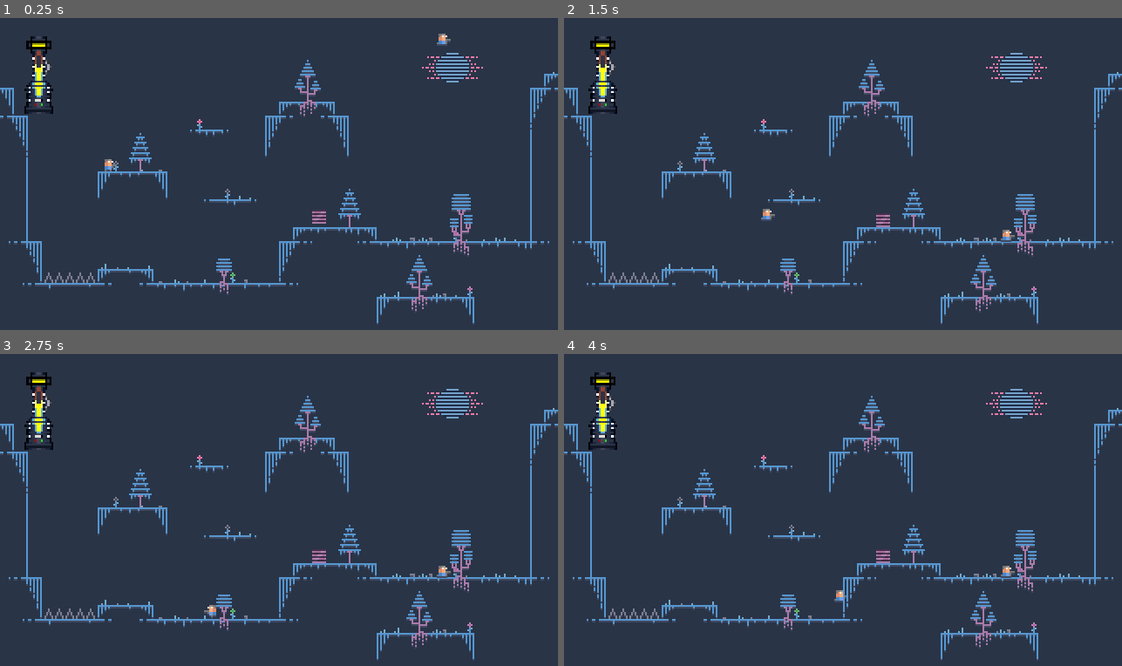
Above: before the commit, frames 1-4 (two rows, left to right).
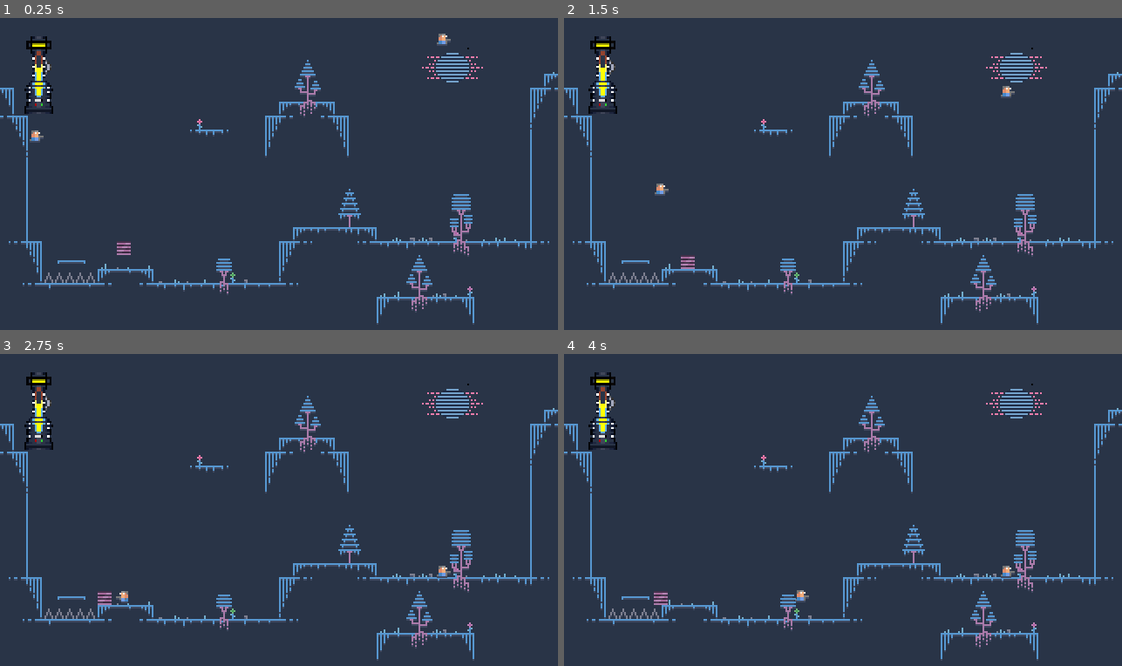
Above: after the commit, the same moments.

Repository: ddorn/gravity
Game: Godot game, scene res://World.tscn
Same seed, same stepped clock (60 frames per second), same inputs: the game is played once before the commit and once after it.
Inputs:
- Up to frame 1 (0.25 s): no input
- Up to frame 2 (1.5 s): hold Right (ui_right) from 0.53 s (still down); tap Up (ui_up) at 0.6, 0.77, 1.07, 1.35 s
- Up to frame 3 (2.75 s): tap Up (ui_up) at 1.52, 1.82, 2.1 s; release Right (ui_right) at 2.03 s; hold Left (ui_left) from 2.03 s (still down)
- Up to frame 4 (4 s): release Left (ui_left) at 2.78 s; hold Right (ui_right) from 2.78 s (still down); tap Up (ui_up) at 2.85, 3.02, 3.32, 3.6, 3.77 s

The runs differ from the first frame. In frame 1, 0.7% of the frame differs, in the area x 5-85%, y 9-79%; in frame 2, 0.8%, in the area x 10-85%, y 9-81%; in frame 3, 0.7%; in frame 4, 0.7%.

Commit message:
add configurable moving platforms

Diff:
--- /dev/null
+++ b/MovingPlatform.gd
@@ -0,0 +1,64 @@
+extends KinematicBody2D
+
+export(float, 0, 100) var move_speed = 50
+export(Array, NodePath) var patrol_path
+export(bool) var loop = true
+export(NodePath) var avoid_body
+export(float, 10.0, 100.0) var avoid_radius = 15.0
+
+var paused = true
+
+# Here we follow multiple paths one after the other,
+# so path_index correspond to which path we are following
+# and point_index is the position in the path.
+var path_index = 0
+var point_index = 0
+var patrol_points = []
+
+var velocity = Vector2.ZERO
+
+func _ready():
+	for path in patrol_path:
+		patrol_points.append(
+			get_node(path).curve.get_baked_points()
+		)
+
+func _physics_process(delta):
+	if !patrol_path:
+		return
+
+	# Loop paths if needed
+	if path_index >= len(patrol_path):
+		if loop:
+			path_index = 0
+		else:
+			# If we don't loop, there is nothing to do.
+			return
+
+	# update the pause attribute
+	if paused:
+		if avoid_body:
+			var body_pos = get_node(avoid_body).position
+			if position.distance_to(body_pos) < avoid_radius:
+				paused = false
+		else:
+			paused = false
+
+	# Still paused ? Don't do anything.
+	if paused:
+		return
+
+
+	var target = patrol_points[path_index][point_index]
+
+	if position.distance_to(target) < 1:
+		point_index += 1
+		if point_index >= len(patrol_points[path_index]):
+			point_index = 0
+			path_index += 1
+			paused = !!avoid_body
+			return
+		target = patrol_points[path_index][point_index]
+
+	velocity = (target - position).normalized() * move_speed * delta
+	self.position += velocity
--- /dev/null
+++ b/MovingPlatform.tscn
@@ -0,0 +1,30 @@
+[gd_scene load_steps=4 format=2]
+
+[ext_resource path="res://images/Tiles.png" type="Texture" id=1]
+[ext_resource path="res://MovingPlatform.gd" type="Script" id=2]
+
+[sub_resource type="RectangleShape2D" id=1]
+extents = Vector2( 8, 1 )
+
+[node name="KinematicBody2D" type="KinematicBody2D"]
+motion/sync_to_physics = true
+script = ExtResource( 2 )
+
+[node name="CollisionShape2D" type="CollisionShape2D" parent="."]
+shape = SubResource( 1 )
+one_way_collision = true
+__meta__ = {
+"_edit_lock_": true
+}
+
+[node name="Tiles" type="Sprite" parent="."]
+position = Vector2( 0, 3 )
+texture = ExtResource( 1 )
+region_enabled = true
+region_rect = Rect2( 0, 320, 16, 8 )
+__meta__ = {
+"_edit_lock_": true
+}
+
+[node name="AnimationPlayer" type="AnimationPlayer" parent="."]
+playback_process_mode = 0
--- a/Player.gd
+++ b/Player.gd
@@ -16,7 +16,7 @@
 
 var last_velocity = Vector2.ZERO
 var velocity = Vector2.ZERO
-var circle_shape
+var is_jumping = false
 
 onready var sprite = $Sprite
 onready var animationplayer = $AnimationPlayer
@@ -31,7 +31,6 @@
 func _physics_process(delta):
 	gravity_control(delta)
 	# Player inputs
-	last_velocity = Vector2(velocity)
 
 	var GRAVITY = 200;
 	var x_input = Input.get_action_strength("ui_right") - Input.get_action_strength("ui_left")
@@ -46,6 +45,7 @@
 	if is_on_floor():
 		if Input.is_action_just_pressed("ui_up"):
 			velocity.y = -JUMP_IMPULSE
+			is_jumping = true
 		friction = GROUND_FRICTION
 
 		if abs(velocity.x) > 1:
@@ -60,13 +60,26 @@
 		if Input.is_action_just_released("ui_up") and velocity.y < 0:
 			velocity.y /= 2.0
 
+	if velocity.y > 0:
+		is_jumping = false
+
 	if x_input == 0:
 		velocity.x = lerp(velocity.x, 0, friction)
 
 	GRAVITY = Utils.get_gravity(self)
 	velocity.y += GRAVITY * delta
 
-	velocity = move_and_slide(velocity, Vector2.UP)
+	# To avoid sliding on the moving platforms
+	var snap = Vector2.DOWN * 1 if !is_jumping else Vector2.ZERO
+
+	last_velocity = Vector2(velocity)
+	velocity = move_and_slide_with_snap(velocity, snap, Vector2.UP)
+
+	# Handle the collisions with other objects
+	for i in range(get_slide_count()):
+		var collision = get_slide_collision(i)
+		if collision.collider.has_method("collide_with"):
+			collision.collider.collide_with(collision, self)
 
 
 # This would have to be put in the gravitometre node/script
--- a/Spike.gd
+++ b/Spike.gd
@@ -3,16 +3,17 @@
 const Utils = preload("res://utils.gd")
 
 
-func _on_Area2D_body_entered(body):
+func collide_with(collision: KinematicCollision2D, body):
 	if body.get("TYPE") == "player":
+
 		# We can't use velocity because it can be reset by the collision before activating the Area2D
-		print("velocity on spike hit:", body.last_velocity.y)
-		print("gravity:", Utils.get_gravity(self))
+		# print("velocity on spike hit:", body.last_velocity.y)
+		# print("gravity:", Utils.get_gravity(self))
 
 		# 200 is the default gravity. So by default RHS is 1.
-		var normalized_repulsion = 200 / Utils.get_gravity(self)
-		var normalized_velocity = body.last_velocity.y / 20
-		print(normalized_velocity, " >? ", normalized_repulsion)
+		var normalized_repulsion = 200.0 / Utils.get_gravity(self)
+		var normalized_velocity = body.last_velocity.y / 20.0
+		# print(normalized_velocity, " >? ", normalized_repulsion)
 		# By default, if the player is faster than 20 px/s they die.
 		if normalized_velocity > normalized_repulsion:
 			get_tree().reload_current_scene()
--- a/Spike.tscn
+++ b/Spike.tscn
@@ -1,13 +1,10 @@
-[gd_scene load_steps=5 format=2]
+[gd_scene load_steps=4 format=2]
 
 [ext_resource path="res://images/Tiles.png" type="Texture" id=1]
 [ext_resource path="res://Spike.gd" type="Script" id=2]
 
-[sub_resource type="RectangleShape2D" id=1]
-extents = Vector2( 2.5, 3.5 )
-
 [sub_resource type="RectangleShape2D" id=2]
-extents = Vector2( 2, 2.5 )
+extents = Vector2( 2.5, 3 )
 
 [node name="Spike" type="KinematicBody2D"]
 position = Vector2( 3, -3 )
@@ -21,17 +18,5 @@
 "_edit_lock_": true
 }
 
-[node name="Area2D" type="Area2D" parent="."]
-angular_damp = 0.988
-__meta__ = {
-"_edit_lock_": true
-}
-
-[node name="CollisionShape2D" type="CollisionShape2D" parent="Area2D"]
-position = Vector2( 0, -0.5 )
-shape = SubResource( 1 )
-
 [node name="Collision" type="CollisionShape2D" parent="."]
-position = Vector2( 0, 0.5 )
 shape = SubResource( 2 )
-[connection signal="body_entered" from="Area2D" to="." method="_on_Area2D_body_entered"]
--- a/World.tscn
+++ b/World.tscn
@@ -7,7 +7,8 @@
 [ext_resource path="res://defaultObjectGrav.gd" type="Script" id=5]
 [ext_resource path="res://Spike.tscn" type="PackedScene" id=6]
 [ext_resource path="res://Interface/Interface.tscn" type="PackedScene" id=7]
-[ext_resource path="res://Box.tscn" type="PackedScene" id=8]
+[ext_resource path="res://MovingPlatform.tscn" type="PackedScene" id=8]
+[ext_resource path="res://Box.tscn" type="PackedScene" id=9]
 
 [sub_resource type="ConvexPolygonShape2D" id=1]
 points = PoolVector2Array( 0, 0, 8, 0, 8, 8, 0, 8 )
@@ -586,20 +587,35 @@
 [sub_resource type="RectangleShape2D" id=37]
 extents = Vector2( 2.07636, 2.64772 )
 
+[sub_resource type="Curve2D" id=38]
+_data = {
+"points": PoolVector2Array( 0, 0, 0, 0, 41, 140, 0, 0, 0, 0, 98, 140 )
+}
+
+[sub_resource type="Curve2D" id=39]
+_data = {
+"points": PoolVector2Array( 0, 0, 0, 0, 98, 140, -6.68174, 8.01809, 6.68174, -8.01809, 125, 132, 0, 9.13171, 0, -9.13171, 121, 113 )
+}
+
+[sub_resource type="Curve2D" id=40]
+_data = {
+"points": PoolVector2Array( -0.374577, 16.2941, 0.374577, -16.2941, 121, 113, 6.15722, 3.8551, -6.15722, -3.8551, 114, 90, 21.6283, -0.297638, -21.6283, 0.297638, 76, 88 )
+}
+
 [node name="World" type="Node2D"]
 __meta__ = {
 "_edit_lock_": true
 }
 
 [node name="Player" parent="." instance=ExtResource( 1 )]
-position = Vector2( 62, 90 )
+position = Vector2( 20, 66 )
 script = ExtResource( 3 )
 
 [node name="TileMap" type="TileMap" parent="."]
 tile_set = SubResource( 36 )
 cell_size = Vector2( 8, 8 )
 format = 1
-tile_data = PoolIntArray( -65507, 11, 262144, 65550, 11, 262 …(619 unchanged characters)… 24288, 0, 786441, 524289, 0, 458760, 524297, 8, 0, 524301, 0, 262149, 524302, 0, 1048581, 524303, 0, 1048584, 524304, 0, 262148, 524307, 0, 458753, 524308, 0, 786432, 524311, 0, 786441, 524312, 0, 458760, 524326, 0, 589824, 589825, 0, 524296, 589843, 0, 262145, 589848, 0, 262152, 589862, 0, 589824, 655361, 0, 589833, 655368, 15, 196608, 655370, 15, 65536, 655371, 15, 0, 655398, 0, 589824, 720897, 0, 589833, 720903, 0, 262146, 720904, 0, 1048579, 720905, 0, 1048584, 720906, 0, 196612, 720907, 0, 262151, 720934, 0, 589824, 786433, 0, 589833, 786439, 0, 262145, 786443, 0, 262152, 786448, 15, 196608, 786449, 15, 131074, 786456, 8, 0, 786464, 5, 0, 786470, 0, 589824, 851969, 0, 589833, 851982, 0, 393222, 851983, 0, 196612, 851984, 0, 1048581, 851985, 0, 196613, 851986, 0, 262148, 852006, 0, 589824, 917505, 0, 589833,  …(1873 unchanged characters)…
+tile_data = PoolIntArray( -65507, 11, 262144, 65550, 11, 262 …(619 unchanged characters)… 24288, 0, 786441, 524289, 0, 458760, 524301, 0, 262149, 524302, 0, 1048581, 524303, 0, 1048584, 524304, 0, 262148, 524307, 0, 458753, 524308, 0, 786432, 524311, 0, 786441, 524312, 0, 458760, 524326, 0, 589824, 589825, 0, 524296, 589843, 0, 262145, 589848, 0, 262152, 589862, 0, 589824, 655361, 0, 589833, 655398, 0, 589824, 720897, 0, 589833, 720934, 0, 589824, 786433, 0, 589833, 786456, 8, 0, 786464, 5, 0, 786470, 0, 589824, 851969, 0, 589833, 852006, 0, 589824, 917505, 0, 589833,  …(1873 unchanged characters)…
 
 [node name="KinematicBody2D" type="KinematicBody2D" parent="."]
 position = Vector2( 253.682, 8.8675 )
@@ -633,6 +649,21 @@
 
 [node name="Interface" parent="." instance=ExtResource( 7 )]
 
-[node name="Box" parent="." instance=ExtResource( 8 )]
-position = Vector2( 182.894, 107.319 )
-[connection signal="new_grav" from="Player" to="Interface" method="_on_Player_new_grav"]
+[node name="Platform" parent="." instance=ExtResource( 8 )]
+position = Vector2( 41, 140 )
+move_speed = 60.0
+patrol_path = [ NodePath("../Path1"), NodePath("../Path1/Path2"), NodePath("../Path1/Path3") ]
+loop = false
+avoid_body = NodePath("../Player")
+
+[node name="Path1" type="Path2D" parent="."]
+curve = SubResource( 38 )
+
+[node name="Path2" type="Path2D" parent="Path1"]
+curve = SubResource( 39 )
+
+[node name="Path3" type="Path2D" parent="Path1"]
+curve = SubResource( 40 )
+
+[node name="Box" parent="." instance=ExtResource( 9 )]
+position = Vector2( 71, 125 )
Not shown: 1 places in World.tscn that only renumber resources
Binary file changed: images/Tiles.png
Not shown, changed: .gitignore
Not shown, removed: images/.DS_Store
